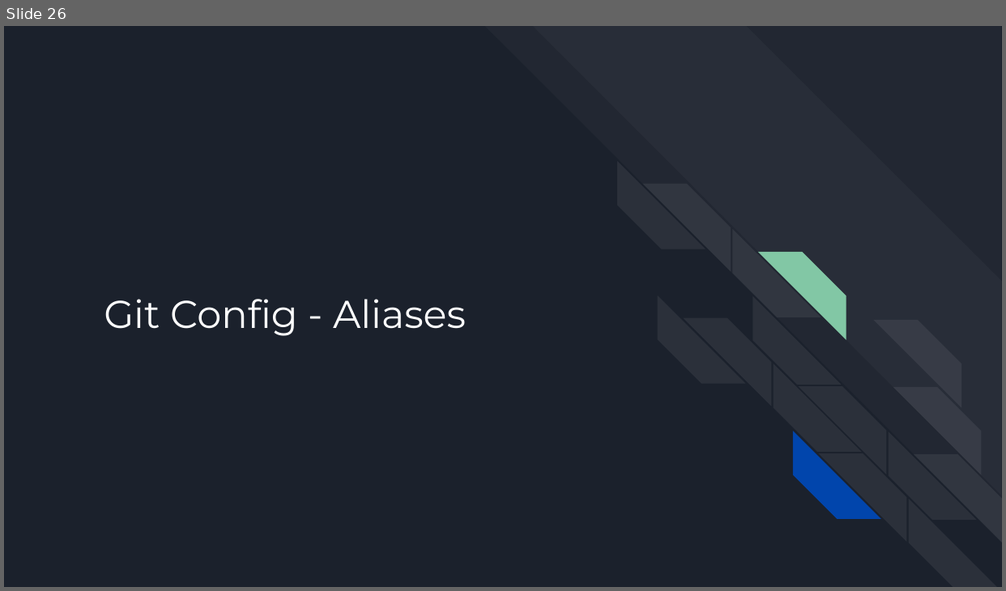
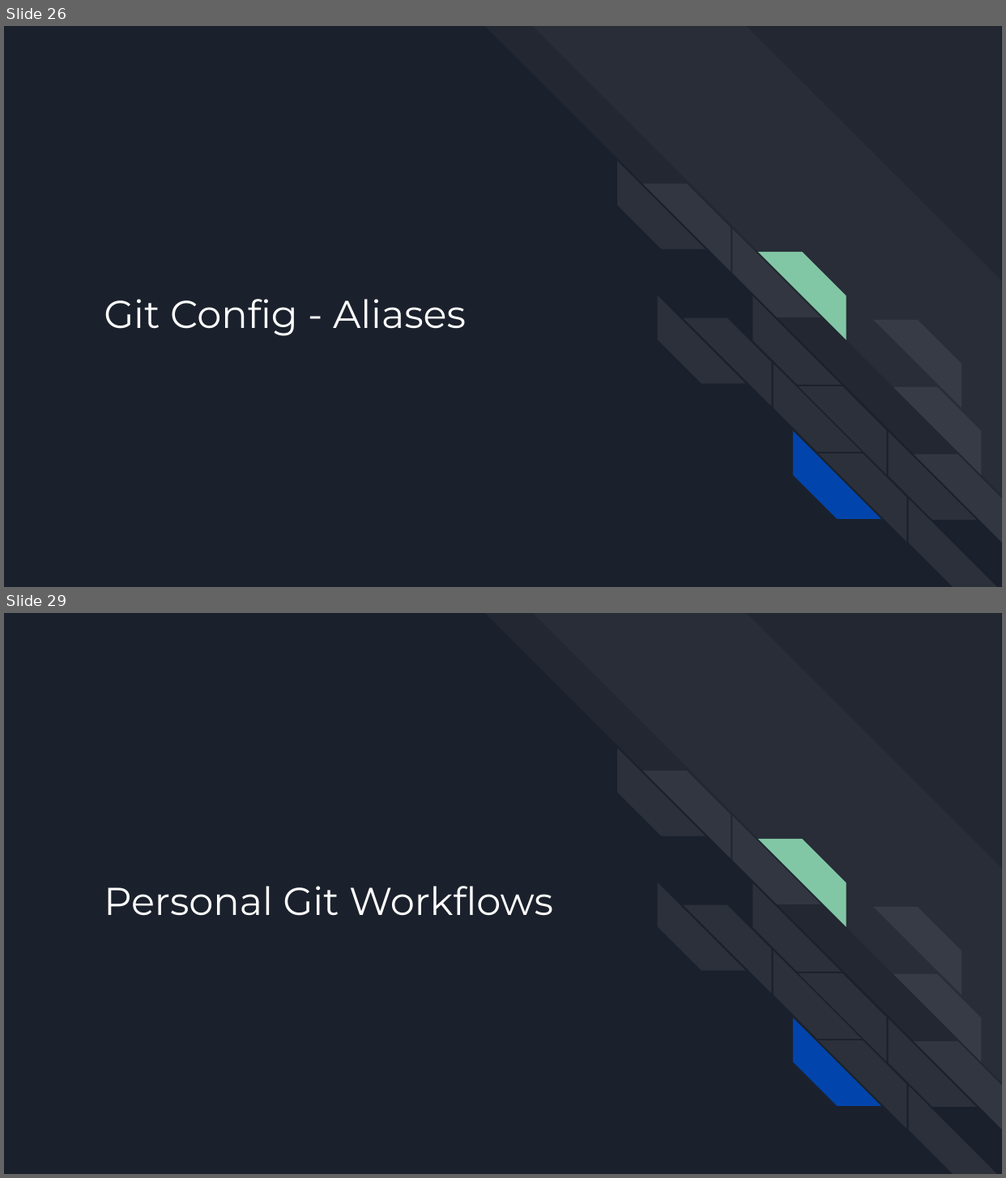
Before and after one commit to batibot323/git-workshop, a slide deck: Git Workshop.pptx. Shown one above the other, each under a label of ours: slide 26 before the commit, slides 26 and 29 after it; the slides between them are not shown. The pictures are 1006x591 and 1006x1178 pixels, drawn with LibreOffice and Linux fonts; fonts in the diff are those of the drawing. Boxes give left, top, right and bottom in pixels: in the first picture for what was removed or moved away, otherwise in the second. Text is boxed around its words. In the diff, an @@ line names an element or a change of style, - is before the commit and + after.

```diff
--- a/Git Workshop.pptx
+++ b/Git Workshop.pptx
@@ slide 29 added at (4,613,1002,1174), background #1B212C; not listed: 18 template elements that a slide beside it also shows @@
@@ title added at (104,886,553,916), 28 pt, text #FFFFFF @@
+Personal Git Workflows
```
Also in this commit, not shown: 16 other slides added, 2 slides removed.
